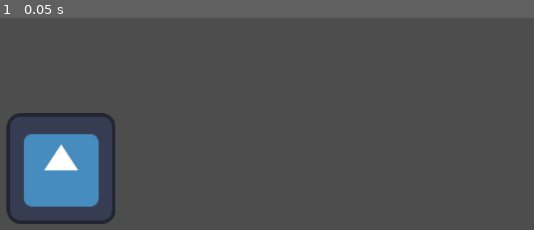
Above: before the commit, frame 1.
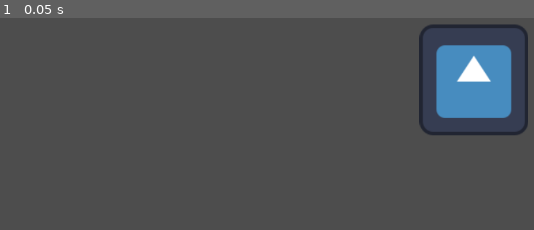
Above: after the commit, the same moment.

Repository: njmoon21/CSCI45-Final-Project
Game: Godot game, scene res://Scenes/Node 2D/node_2d.tscn
Same seed, same stepped clock (60 frames per second), same inputs: the game is played once before the commit and once after it. The project has no main scene, so this scene is started directly. The engine's default icon, where the game draws it, is replaced by a stand-in: a white triangle on a blue panel in a dark square.
Inputs:
- Up to frame 1 (0.05 s): no input

The runs differ from the first frame. In frame 1, 13% of the frame differs, in the area x 1-99%, y 3-98%.

Commit message:
Revert "Moved Icon"
This reverts commit f06afa2ba30fa5c03a7013e695de9f69ad31d699.

Diff:
--- a/Scenes/Node 2D/node_2d.tscn
+++ b/Scenes/Node 2D/node_2d.tscn
@@ -5,4 +5,4 @@
 [node name="Node2D" type="Node2D"]
 
 [node name="CharacterBody2D" parent="." instance=ExtResource("1_2bnfv")]
-position = Vector2(280, 366)
+position = Vector2(875, 238)
